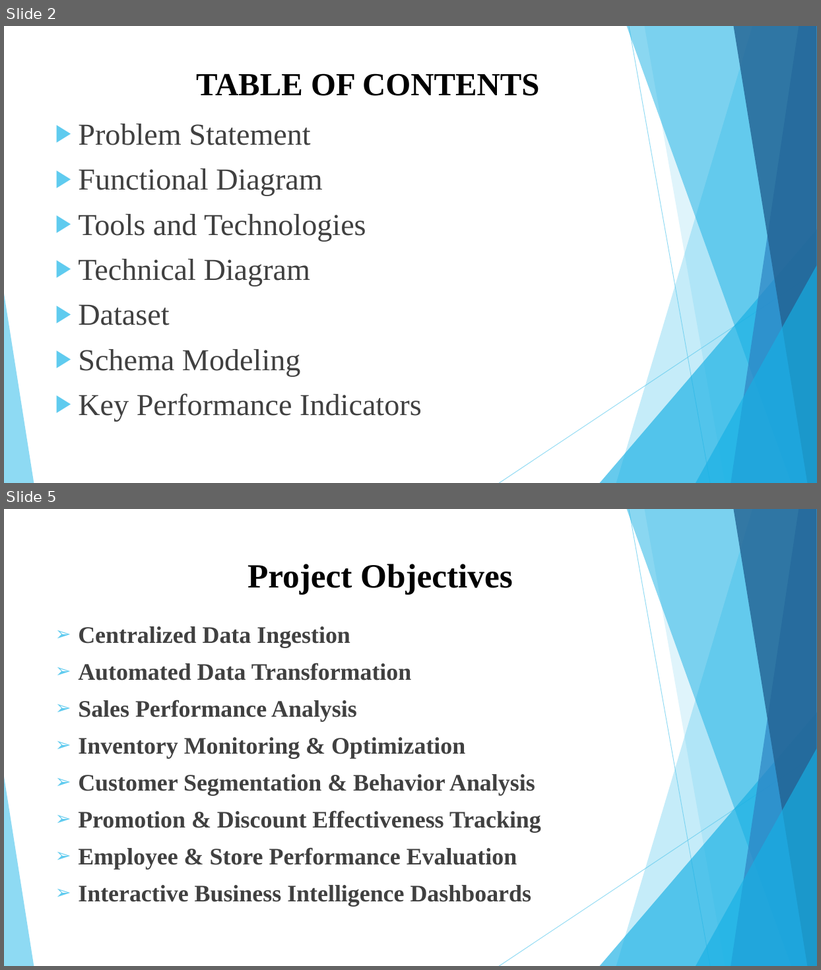
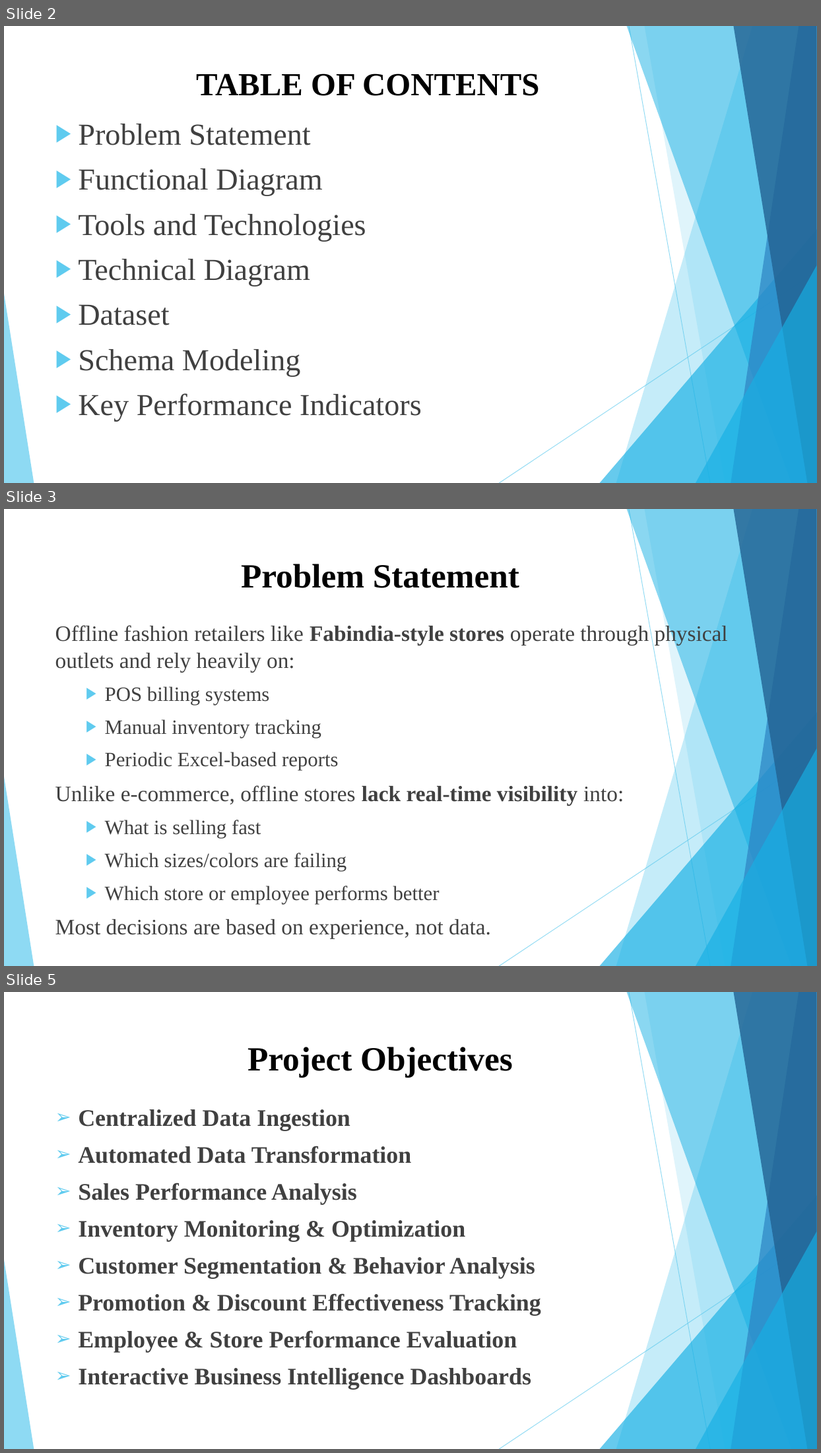
Before and after one commit to HemalaR/Smart-Analytics-For-Fashion-Sales, a slide deck: Smart Retail Analytics for Fashion Sales (1).pptx. Shown one above the other, each under a label of ours: slides 2 and 5 before the commit, slides 2, 3 and 5 after it; the slides between them are not shown. The pictures are 821x970 and 821x1453 pixels, drawn with LibreOffice and Linux fonts; fonts in the diff are those of the drawing. Boxes give left, top, right and bottom in pixels: in the first picture for what was removed or moved away, otherwise in the second. Text is boxed around its words. In the diff, an @@ line names an element or a change of style, - is before the commit and + after.

```diff
--- a/Smart Retail Analytics for Fashion Sales (1).pptx
+++ b/Smart Retail Analytics for Fashion Sales (1).pptx
@@ slide 3 added at [4,509,817,966], background #FFFFFF; not listed: 10 template elements that a slide beside it also shows @@
@@ title added at [241,564,519,588], 40 pt, text #000000, bold @@
+Problem Statement
@@ text added at [55,624,728,939], 26 pt, text #404040 @@
+Offline fashion retailers like Fabindia-style stores operate through physical outlets and rely heavily on:
+  ▶ POS billing systems
+  ▶ Manual inventory tracking
+  ▶ Periodic Excel-based reports
+Unlike e-commerce, offline stores lack real-time visibility into:
+  ▶ What is selling fast
+  ▶ Which sizes/colors are failing
+  ▶ Which store or employee performs better
+Most decisions are based on experience, not data.
```
Also in this commit, not shown: 4 slides changed, 1 other slide added, 2 slides removed, 3 other files.
